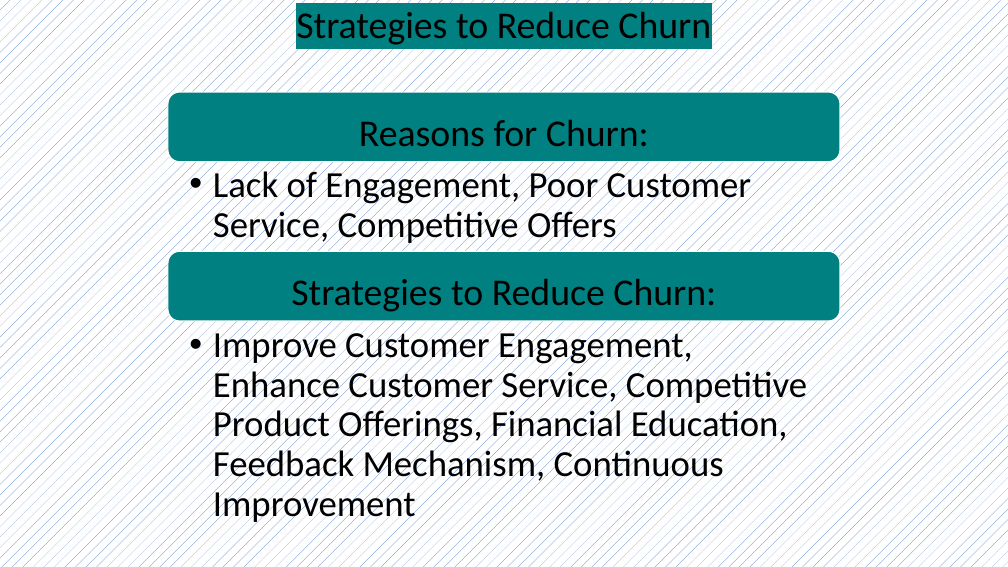
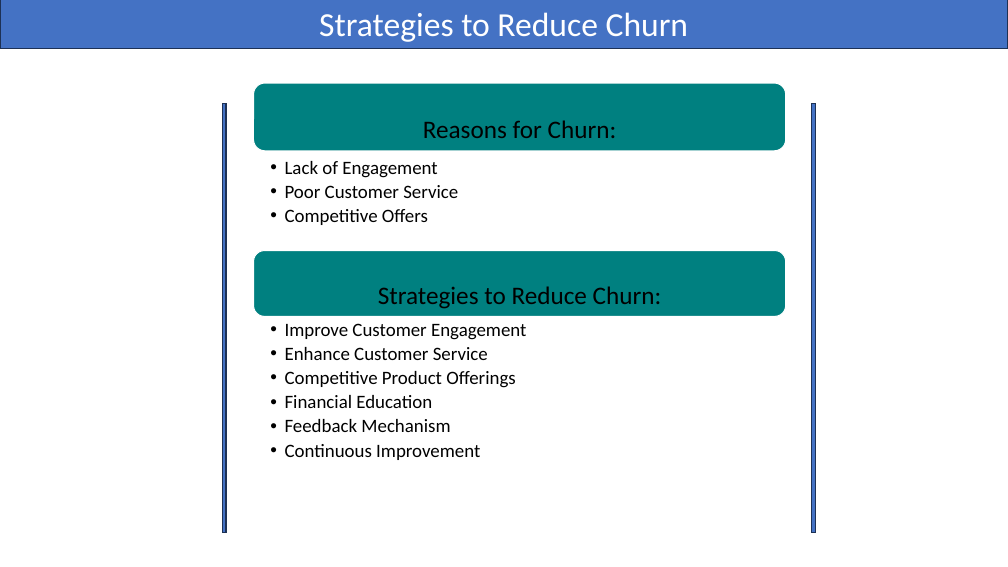
Before and after one commit to Lokesh272000/SQL-Project, a slide deck: slide 9 of Capstone Presentation.pptx. Drawn at 1008x567 pixels with LibreOffice and Linux fonts; fonts in the diff are those of the drawing. Boxes give left, top, right and bottom in pixels: in the first picture for what was removed or moved away, otherwise in the second. Text is boxed around its words. In the diff, an @@ line names an element or a change of style, - is before the commit and + after.

```diff
--- a/Capstone Presentation.pptx
+++ b/Capstone Presentation.pptx
@@ background pattern #4472C4 on #FFFFFF to #FFFFFF @@
@@ rectangle "Strategies to Reduce Churn": place and size @@
-rectangle "Strategies to Reduce Churn" at (296,12,711,45)
+rectangle "Strategies to Reduce Churn" at (0,0,1008,49)
@@ rectangle "Strategies to Reduce Churn" at (0,0,1008,49): size 36 to 32 pt, text colour #000000 to #FFFFFF, highlight #008080 to none; line spacing 0.9 to 1; vertical alignment bottom to middle; fill none to #4472C4; outline none to #1E3256 1 pt @@
@@ rounded rectangle: place and size @@
-rounded rectangle at (168,92,840,162)
+rounded rectangle at (253,83,786,151)
@@ text "Reasons for Churn:" at (423,120,617,138): size 36 to 24 pt; less space between paragraphs @@
@@ text "Reasons for Churn:": place and size @@
-text "Reasons for Churn:" at (359,120,649,146)
+text "Reasons for Churn:" at (423,120,617,138)
@@ rectangle added at (222,104,226,532), fill #4472C4, outline #1E3256 1 pt @@
@@ rectangle added at (811,104,815,532), fill #4472C4, outline #1E3256 1 pt @@
@@ text at (285,161,458,225): text changed; size 35 to 18 pt @@
-  • Lack of Engagement, Poor Customer Service, Competitive Offers
+  • Lack of Engagement
+  • Poor Customer Service
+  • Competitive Offers
@@ rounded rectangle: place and size @@
-rounded rectangle at (168,251,840,321)
+rounded rectangle at (253,250,786,316)
@@ text "Strategies to Reduce Churn:": place and size @@
-text "Strategies to Reduce Churn:" at (291,279,716,312)
+text "Strategies to Reduce Churn:" at (378,286,662,308)
@@ text "Strategies to Reduce Churn:" at (378,286,662,308): size 36 to 24 pt; less space between paragraphs @@
@@ text at (285,323,526,460): text changed; size 35 to 18 pt @@
-  • Improve Customer Engagement, Enhance Customer Service, Competitive Product Offerings, Financial Education, Feedback Mechanism, Continuous Improvement
+  • Improve Customer Engagement
+  • Enhance Customer Service
+  • Competitive Product Offerings
+  • Financial Education
+  • Feedback Mechanism
+  • Continuous Improvement
```
Also in this commit, not shown: 19 other slides changed, 1 slide added, 1 slide removed.
